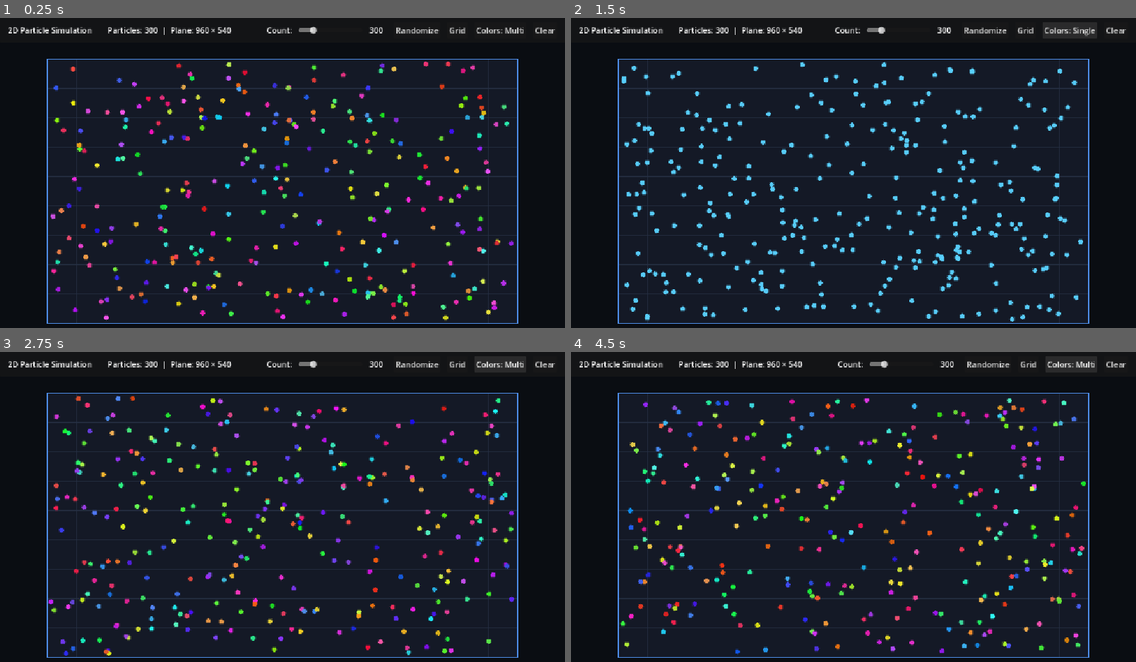
Above: before the commit, frames 1-4 (two rows, left to right).
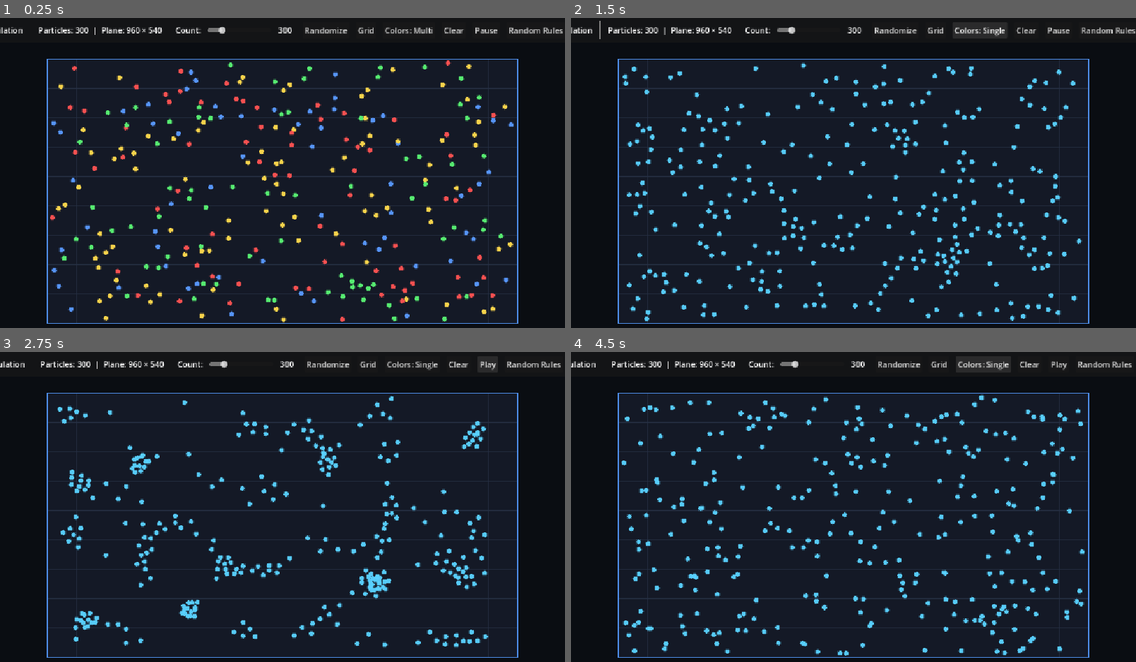
Above: after the commit, the same moments.

Repository: MrHisReal/particle-game
Game: Godot game, scene res://scenes/main.tscn
Same seed, same stepped clock (60 frames per second), same inputs: the game is played once before the commit and once after it.
Inputs (mouse positions are in pixels of both pictures, inside the frame that each line leads up to):
- Up to frame 1 (0.25 s): no input
- Up to frame 2 (1.5 s): click "Randomize" at 0.5 s; click "Colors: Multi" at 1.25 s
- Up to frame 3 (2.75 s): click (485, 364) at 2 s, where only the run after the commit has a clickable "Pause"
- Up to frame 4 (4.5 s): click (1102, 364) at 2.75 s, where only the run after the commit has a clickable "Random Rules"; click "Colors: Multi" (after the commit: "Colors: Single") at 3.5 s; click "Colors: Single" (after the commit: "Colors: Multi") at 4.25 s

The runs differ from the first frame. In frame 1, 9.0% of the frame differs, in the area x 0-100%, y 2-99%; in frame 2, 5.3%; in frame 3, 9.6%; in frame 4, 9.9%, in the area x 0-100%, y 2-98%.

Commit message:
Add color-based attraction and repulsion forces between particles
Co-authored-by: Cursor <cursoragent@cursor.com>

Diff:
--- a/scenes/main.tscn
+++ b/scenes/main.tscn
@@ -94,3 +94,18 @@
 unique_name_in_owner = true
 layout_mode = 2
 text = "Clear"
+
+[node name="PauseBtn" type="Button" parent="HUD/TopBar/Margin/HBox"]
+unique_name_in_owner = true
+layout_mode = 2
+text = "Pause"
+
+[node name="RulesBtn" type="Button" parent="HUD/TopBar/Margin/HBox"]
+unique_name_in_owner = true
+layout_mode = 2
+text = "Random Rules"
+
+[node name="DefaultRulesBtn" type="Button" parent="HUD/TopBar/Margin/HBox"]
+unique_name_in_owner = true
+layout_mode = 2
+text = "Default Rules"
--- a/scripts/main.gd
+++ b/scripts/main.gd
@@ -11,6 +11,9 @@
 @onready var toggle_grid_btn: Button = %ToggleGridBtn
 @onready var color_mode_btn: Button = %ColorModeBtn
 @onready var clear_btn: Button = %ClearBtn
+@onready var pause_btn: Button = %PauseBtn
+@onready var rules_btn: Button = %RulesBtn
+@onready var default_rules_btn: Button = %DefaultRulesBtn
 
 
 func _ready() -> void:
@@ -26,6 +29,9 @@
 	toggle_grid_btn.pressed.connect(_on_toggle_grid_pressed)
 	color_mode_btn.pressed.connect(_on_color_mode_pressed)
 	clear_btn.pressed.connect(_on_clear_pressed)
+	pause_btn.pressed.connect(_on_pause_pressed)
+	rules_btn.pressed.connect(simulation_plane.randomize_rules)
+	default_rules_btn.pressed.connect(simulation_plane.set_default_rules)
 	count_slider.value_changed.connect(_on_count_slider_changed)
 
 	_update_info_label(simulation_plane.particles.size())
@@ -60,6 +66,11 @@
 	simulation_plane.clear_particles()
 
 
+func _on_pause_pressed() -> void:
+	simulation_plane.simulation_running = not simulation_plane.simulation_running
+	pause_btn.text = "Pause" if simulation_plane.simulation_running else "Play"
+
+
 func _on_count_slider_changed(value: float) -> void:
 	count_display.text = str(int(value))
 
--- a/scripts/particle.gd
+++ b/scripts/particle.gd
@@ -8,8 +8,11 @@
 var radius: float = 4.5
 var color: Color = Color.WHITE
 var mass: float = 1.0
+## Index into the simulation's species table; determines which interaction rules apply.
+var species: int = 0
 
-func _init(p_position: Vector2 = Vector2.ZERO, p_color: Color = Color.WHITE, p_radius: float = 4.5) -> void:
+func _init(p_position: Vector2 = Vector2.ZERO, p_color: Color = Color.WHITE, p_radius: float = 4.5, p_species: int = 0) -> void:
 	position = p_position
 	color = p_color
 	radius = p_radius
+	species = p_species
--- a/scripts/simulation_plane.gd
+++ b/scripts/simulation_plane.gd
@@ -41,21 +41,65 @@
 ## Default radius for spawned particles.
 @export var particle_radius: float = 4.5
 
-## When true, each particle receives a vibrant random hue.
+## When true, each particle is assigned a random species (color) from species_colors.
 @export var random_colors: bool = true
 
-## Base particle color when random_colors is false.
+## Base particle color when random_colors is false (all particles use species 0's rules).
 @export var default_particle_color: Color = Color(0.35, 0.82, 1.0, 0.95)
+
+@export_group("Species")
+## Display color for each species. A particle's species decides how it reacts to others.
+@export var species_colors: Array[Color] = [
+	Color(1.0, 0.32, 0.32, 0.95),
+	Color(0.35, 0.95, 0.45, 0.95),
+	Color(0.35, 0.6, 1.0, 0.95),
+	Color(1.0, 0.85, 0.3, 0.95),
+]
+
+## Human-readable names matching species_colors, used when printing the rule table.
+@export var species_names: PackedStringArray = ["Red", "Green", "Blue", "Yellow"]
+
+@export_group("Forces")
+## Whether the force simulation is advancing.
+@export var simulation_running: bool = true
+
+## Maximum distance at which particles influence each other.
+@export var interaction_radius: float = 80.0
+
+## Fraction of interaction_radius inside which particles always push apart, regardless of color.
+@export_range(0.05, 0.9) var repulsion_zone: float = 0.3
+
+## Scales all color-based forces (pixels / second²).
+@export var force_strength: float = 400.0
+
+## Velocity damping per second. Higher values make motion more sluggish.
+@export var friction: float = 3.0
+
+## Upper bound on particle speed (pixels / second).
+@export var max_speed: float = 300.0
 
 ## Array storing all currently active particles on the plane.
 var particles: Array[Particle] = []
+
+## attraction_rules[a][b] is how species a reacts to species b:
+## positive values attract, negative values repel, in the range [-1, 1].
+var attraction_rules: Array[PackedFloat32Array] = []
 
 
 func _ready() -> void:
 	# Center the plane in the viewport and populate particles
 	center_in_viewport()
 	get_viewport().size_changed.connect(_on_viewport_size_changed)
+	set_default_rules()
 	populate_particles(initial_particle_count)
+
+
+func _physics_process(delta: float) -> void:
+	if not simulation_running or particles.is_empty():
+		return
+	_apply_forces(delta)
+	_integrate(delta)
+	queue_redraw()
 
 
 func _on_viewport_size_changed() -> void:
@@ -91,8 +135,8 @@
 		var rand_y: float = randf_range(min_y, max_y)
 		var pos := Vector2(rand_x, rand_y)
 
-		var col: Color = _generate_particle_color()
-		var p := Particle.new(pos, col, particle_radius)
+		var species: int = _pick_species()
+		var p := Particle.new(pos, _species_color(species), particle_radius, species)
 		particles.append(p)
 
 	particles_updated.emit(particles.size())
@@ -100,9 +144,10 @@
 
 
 ## Adds an individual particle at the given plane-local coordinate.
-func add_particle(local_pos: Vector2, color_override: Color = Color(0, 0, 0, 0), radius_override: float = -1.0) -> void:
+## A negative species_override picks a random species.
+func add_particle(local_pos: Vector2, species_override: int = -1, radius_override: float = -1.0) -> void:
 	var r: float = particle_radius if radius_override <= 0.0 else radius_override
-	var col: Color = _generate_particle_color() if color_override.a <= 0.0 else color_override
+	var species: int = _pick_species() if species_override < 0 else species_override
 
 	# Clamp to plane bounds
 	var margin: float = r + border_width
@@ -111,7 +156,7 @@
 		clampf(local_pos.y, margin, maxf(margin, plane_size.y - margin))
 	)
 
-	var p := Particle.new(clamped_pos, col, r)
+	var p := Particle.new(clamped_pos, _species_color(species), r, species)
 	particles.append(p)
 	particles_updated.emit(particles.size())
 	queue_redraw()
@@ -130,14 +175,161 @@
 	return plane_rect.has_point(local_pos)
 
 
-## Helper to generate an aesthetically vibrant particle color.
-func _generate_particle_color() -> Color:
-	if not random_colors:
+## Default rules: each color is drawn to one partner color, pushed away by the others,
+## and mildly attracted to its own kind. The chase cycle is Red -> Blue -> Green -> Yellow -> Red.
+func set_default_rules() -> void:
+	if species_colors.size() != 4:
+		randomize_rules()
+		return
+	attraction_rules = [
+		#                     Red   Green  Blue  Yellow
+		PackedFloat32Array([ 0.3, -0.5,   0.8, -0.4]), # Red
+		PackedFloat32Array([-0.4,  0.3,  -0.5,  0.8]), # Green
+		PackedFloat32Array([-0.5,  0.8,   0.3, -0.4]), # Blue
+		PackedFloat32Array([ 0.8, -0.4,  -0.5,  0.3]), # Yellow
+	]
+	print_rules()
+
+
+## Replaces the rule table with random attraction/repulsion values in [-1, 1].
+func randomize_rules() -> void:
+	var n: int = species_colors.size()
+	attraction_rules.clear()
+	for a in range(n):
+		var row := PackedFloat32Array()
+		row.resize(n)
+		for b in range(n):
+			row[b] = snappedf(randf_range(-1.0, 1.0), 0.1)
+		attraction_rules.append(row)
+	print_rules()
+
+
+## Prints the current rule table to the output console.
+func print_rules() -> void:
+	print("Particle rules (row reacts to column, + attracts, - repels):")
+	for a in range(attraction_rules.size()):
+		var parts := PackedStringArray()
+		for b in range(attraction_rules[a].size()):
+			parts.append("%s %+.1f" % [_species_name(b), attraction_rules[a][b]])
+		print("  %s -> %s" % [_species_name(a), ", ".join(parts)])
+
+
+## Signed force for a pair at normalized distance r (0..1 of interaction_radius).
+## Close range always repels so particles don't collapse; beyond that, the
+## attraction value peaks halfway through the remaining range and fades to zero.
+func _force_profile(r: float, attraction: float) -> float:
+	if r < repulsion_zone:
+		return r / repulsion_zone - 1.0
+	if r < 1.0:
+		return attraction * (1.0 - absf(2.0 * r - 1.0 - repulsion_zone) / (1.0 - repulsion_zone))
+	return 0.0
+
+
+## Accumulates color-based forces into each particle's velocity using a uniform grid
+## so each particle only checks neighbors in the surrounding cells.
+func _apply_forces(delta: float) -> void:
+	var count: int = particles.size()
+	var cell_size: float = maxf(interaction_radius, 1.0)
+	var cols: int = maxi(1, ceili(plane_size.x / cell_size))
+	var rows: int = maxi(1, ceili(plane_size.y / cell_size))
+	var cell_total: int = cols * rows
+
+	# Bucket particle indices by cell (counting sort into a flat array).
+	var cell_of := PackedInt32Array()
+	cell_of.resize(count)
+	var cell_start := PackedInt32Array()
+	cell_start.resize(cell_total + 1)
+	cell_start.fill(0)
+	for i in range(count):
+		var pos: Vector2 = particles[i].position
+		var cx: int = clampi(int(pos.x / cell_size), 0, cols - 1)
+		var cy: int = clampi(int(pos.y / cell_size), 0, rows - 1)
+		var c: int = cx + cy * cols
+		cell_of[i] = c
+		cell_start[c + 1] += 1
+	for c in range(cell_total):
+		cell_start[c + 1] += cell_start[c]
+	var fill_pos: PackedInt32Array = cell_start.duplicate()
+	var sorted := PackedInt32Array()
+	sorted.resize(count)
+	for i in range(count):
+		var c: int = cell_of[i]
+		sorted[fill_pos[c]] = i
+		fill_pos[c] += 1
+
+	var r_max: float = interaction_radius
+	var r_max_sq: float = r_max * r_max
+	var species_count: int = attraction_rules.size()
+
+	for i in range(count):
+		var p: Particle = particles[i]
+		if p.species >= species_count:
+			continue
+		var rules: PackedFloat32Array = attraction_rules[p.species]
+		var cx: int = cell_of[i] % cols
+		@warning_ignore("integer_division")
+		var cy: int = cell_of[i] / cols
+		var acc := Vector2.ZERO
+
+		for ny in range(maxi(cy - 1, 0), mini(cy + 2, rows)):
+			for nx in range(maxi(cx - 1, 0), mini(cx + 2, cols)):
+				var c: int = nx + ny * cols
+				for k in range(cell_start[c], cell_start[c + 1]):
+					var j: int = sorted[k]
+					if j == i:
+						continue
+					var q: Particle = particles[j]
+					var offset: Vector2 = q.position - p.position
+					var dist_sq: float = offset.length_squared()
+					if dist_sq >= r_max_sq or dist_sq < 0.0001:
+						continue
+					var attraction: float = rules[q.species] if q.species < rules.size() else 0.0
+					var dist: float = sqrt(dist_sq)
+					acc += offset / dist * _force_profile(dist / r_max, attraction)
+
+		p.velocity += acc * force_strength * delta
+
+
+## Applies friction, moves particles, and bounces them off the plane's edges.
+func _integrate(delta: float) -> void:
+	var damping: float = exp(-friction * delta)
+	for p in particles:
+		p.velocity = (p.velocity * damping).limit_length(max_speed)
+		p.position += p.velocity * delta
+
+		var margin: float = p.radius + border_width
+		var max_x: float = maxf(margin, plane_size.x - margin)
+		var max_y: float = maxf(margin, plane_size.y - margin)
+		if p.position.x < margin:
+			p.position.x = margin
+			p.velocity.x = absf(p.velocity.x)
+		elif p.position.x > max_x:
+			p.position.x = max_x
+			p.velocity.x = -absf(p.velocity.x)
+		if p.position.y < margin:
+			p.position.y = margin
+			p.velocity.y = absf(p.velocity.y)
+		elif p.position.y > max_y:
+			p.position.y = max_y
+			p.velocity.y = -absf(p.velocity.y)
+
+
+func _pick_species() -> int:
+	if not random_colors or species_colors.is_empty():
+		return 0
+	return randi() % species_colors.size()
+
+
+func _species_color(species: int) -> Color:
+	if not random_colors or species >= species_colors.size():
 		return default_particle_color
-	var hue: float = randf()
-	var saturation: float = randf_range(0.65, 0.95)
-	var value: float = randf_range(0.85, 1.0)
-	return Color.from_hsv(hue, saturation, value, 0.95)
+	return species_colors[species]
+
+
+func _species_name(species: int) -> String:
+	if species < species_names.size():
+		return species_names[species]
+	return "Species %d" % species
 
 
 func _draw() -> void:
